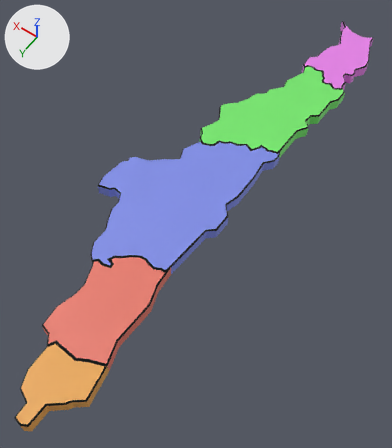
Two versions of the FBX model Assets/_Proyecto/Modelos/mapa chile/zona  nort.fbx, one commit apart.
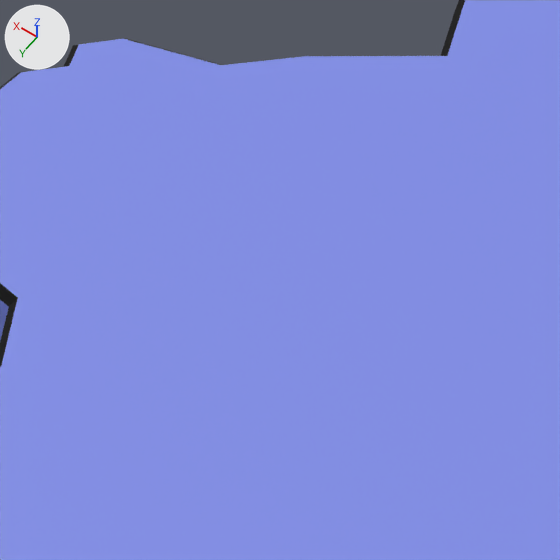
The first picture shows the older version from a 50 mm camera at (-0.619, 1.074, 1.259) aimed at (0.018, 0.181, -0.144). The close-ups show both versions on the part from 30% to 50% of the width and 34% to 51% of the height of that picture; other places that the commit changed are outside them. The axes (+X, +Y, +Z) are drawn at upper left. The lights are the same throughout. Where no turn or scale is listed for an object, it has been applied to the vertices.

In view in the first close-up: 'II Antofagasta'.
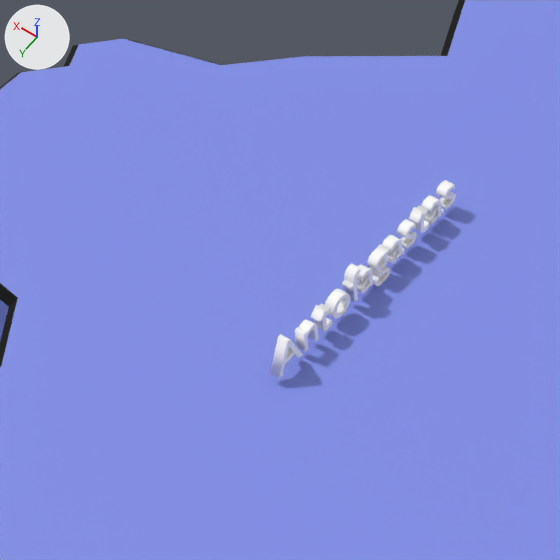
What changed in the scene script:
```text
Add mat_white:
    mat_white = principled_material('White')
    mat_white.base_color = (1.0, 1.0, 1.0)  # white #ffffff
    mat_white.roughness = 1.0
Add me_text_002:
    me_text_002.from_pydata(...)  # 2772 vertices, 4138 faces; spans x -0.0024..0.0024, y -0.123..0.0, z -0.0056..0.0168
    me_text_002.materials.append(mat_white)  # white #ffffff
Add ob_antofagasta_text:
    ob_antofagasta_text = bpy.data.objects.new('Antofagasta Text', me_text_002)
    ob_antofagasta_text.location = (0.093, 0.2806, 0.0052)
```

Where the change shows, as pixel boxes [x1, y1, x2, y2] in the close-ups (560 x 560 px):
'Antofagasta Text', added: after [270, 180, 456, 378]
